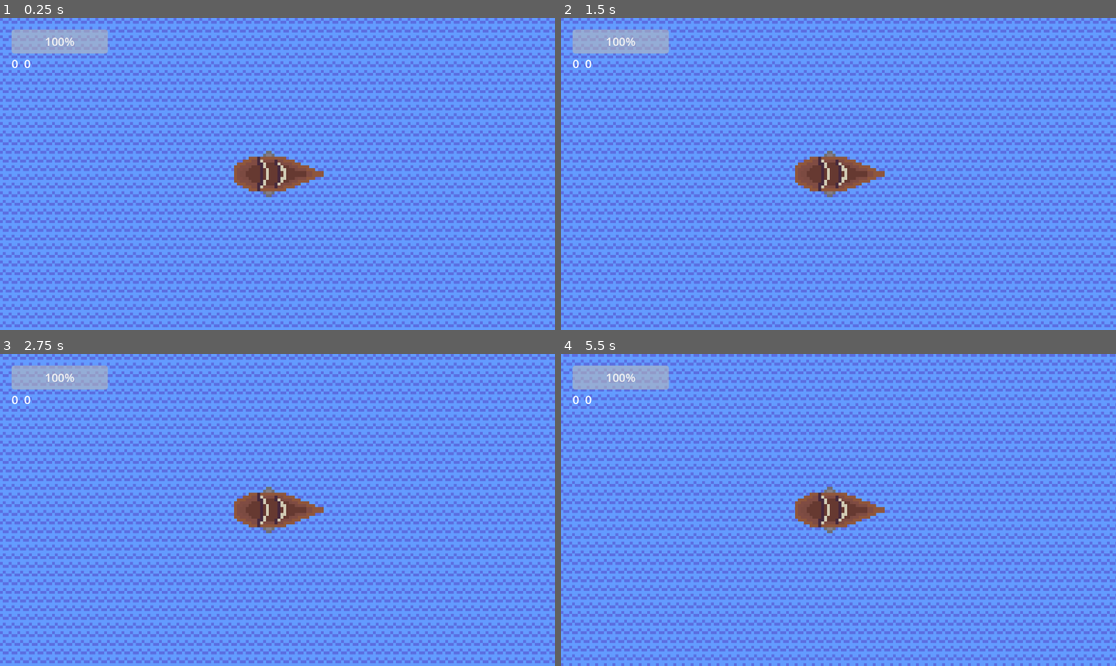
Above: before the commit, frames 1-4 (two rows, left to right).
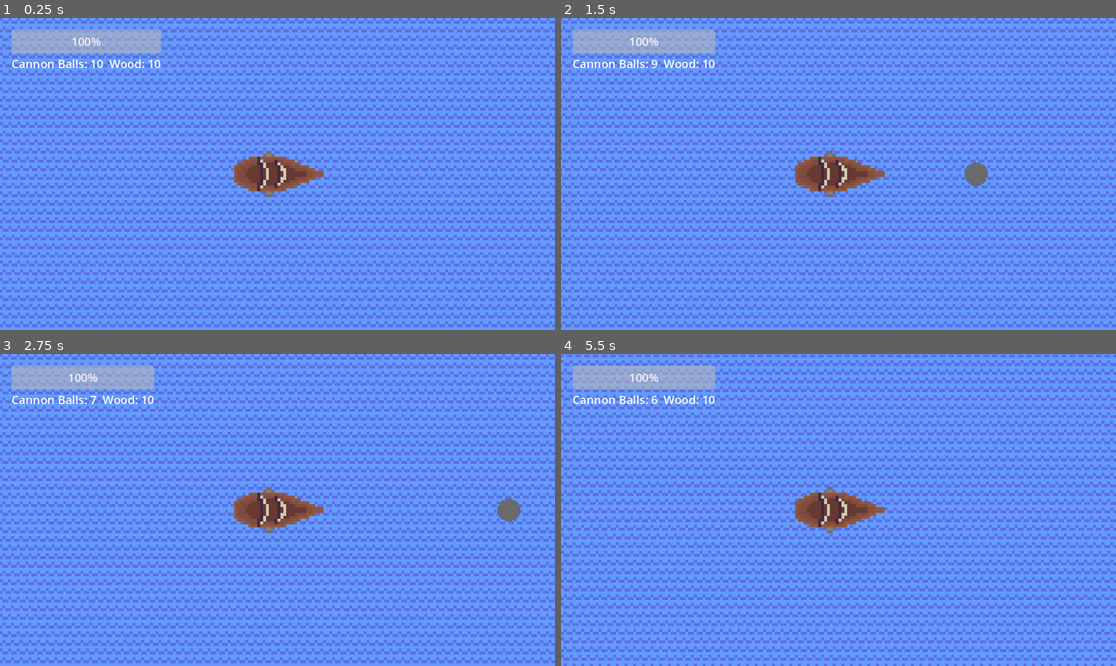
Above: after the commit, the same moments.

Repository: zafarcaydan/boat-man
Game: Godot game, scene res://scenes/world.tscn
Same seed, same stepped clock (60 frames per second), same inputs: the game is played once before the commit and once after it. The engine's default icon, where the game draws it, is replaced by a stand-in: a white triangle on a blue panel in a dark square.
Inputs:
- Up to frame 1 (0.25 s): no input
- Up to frame 2 (1.5 s): tap Enter at 0.5 s; hold E (Key_E) 0.53-1.28 s; tap S (Key_S) at 0.8, 1.35 s; tap Space (Key_Space) at 1.25 s
- Up to frame 3 (2.75 s): tap Space (Key_Space) at 1.55 s; hold Space (Key_Space) from 2.03 s (still down); tap E (Key_E) at 2.3 s
- Up to frame 4 (5.5 s): release Space (Key_Space) at 2.78 s; tap A (Key_A) at 2.85 s; tap S (Key_S) at 3.05, 5.1 s; hold Space (Key_Space) 3.53-4.28 s; tap D (Key_D) at 3.6 s; tap E (Key_E) at 4.35 s; tap Enter at 5 s

The runs differ from the first frame. In frame 1, 1.2% of the frame differs, in the area x 2-30%, y 3-17%; in frame 2, 21%; in frame 3, 7.1%; in frame 4, 39%, in the area x 0-100%, y 0-100%.

Commit message:
item collection system

Diff:
--- a/player/boat.gd
+++ b/player/boat.gd
@@ -2,16 +2,14 @@
 extends Boat
 #Node.signal.connect(method)
 const ISLAND = preload("res://scenes/island.tscn")
-const BALL_CACHE = preload("res://scenes/ball_cache.tscn")
 const BASIC_ENEMY = preload("res://scenes/basic_enemy.tscn")
 const INVENTORY_SLOT = preload("res://scenes/inventory_slot.tscn")
 var parent : Node2D
 var time_passed := 0.0
 var future_pos : Vector2
 
-enum resource_types {CANNON_BALLS = 0, WOOD = 1} #make all values in acending order, one by one starting from zero, doing it in another manner WILL cause an error
+#{Cannon_Balls = 0, Wood = 1}
 var resources := {}
-var cannon_balls : int = 10
 @export var spawn_dist = 1600
 @export var render_dist := 5000
 
@@ -19,10 +17,15 @@
 
 
 func _ready():
-	for i in resource_types.values():
-		resources[i] = 0
+	var rescource_names = []
+	for i in GT.resource_types:
+		rescource_names.append(i.replace("_", " ") + ": ")
+	for i in GT.resource_types.values():
+		resources[i] = [10, rescource_names[i]]
 		%"Inventory Bar".add_child(INVENTORY_SLOT.instantiate())
+	rescource_names = null
 	update_inventory_display()
+
 	health = 10
 	%"Health Bar".max_value = health
 	safe_bullets = 0
@@ -30,9 +33,9 @@
 
 func _input(event):
 
-	if event.is_action_pressed("Key_Space") and resources[resource_types.CANNON_BALLS] >= 1:
-		spawn_cannon_ball(rotation, safe_bullets, 1)
-		resources[resource_types.CANNON_BALLS] -= 1
+	if event.is_action_pressed("Key_Space") and resources[GT.resource_types.Cannon_Balls][0] >= 1:
+		spawn_cannon_ball(rotation, safe_bullets, 1, 500)
+		resources[GT.resource_types.Cannon_Balls][0] -= 1
 		update_inventory_display()
 
 	if event.is_action_pressed("Key_E"):
@@ -43,19 +46,23 @@
 	var move_velocity =  Input.get_vector("Key_A", "Key_D", "Key_W", "Key_S")
 	if move_velocity.x > 0: rotation += PI * delta
 	elif move_velocity.x < 0: rotation -= PI * delta
-	if move_velocity.y < 0: velocity = Vector2(1,0).rotated(global_rotation) * move_speed
-	elif move_velocity.y > 0: velocity = Vector2(1,0).rotated(global_rotation + PI) * (move_speed + 2)
-	else: velocity = Vector2(0,0)
+	if move_velocity.y < 0: force = Vector2(1,0).rotated(global_rotation)
+	elif move_velocity.y > 0: force = Vector2(1,0).rotated(global_rotation + PI) * 0.93
+	else: force = Vector2(0,0)
+
+
+
+
 	time_passed += delta
 
-	future_pos = global_position + velocity / 4
-	move_and_slide()
+
 	%"Health Bar".value = health
 	process(delta)
+	future_pos = global_position + velocity / 4
 
 func update_inventory_display():
-	for i in resource_types.values():
-		%"Inventory Bar".get_child(i).get_child(0).text = str(resources[i])
+	for i in GT.resource_types.values():
+		%"Inventory Bar".get_child(i).get_child(0).text = resources[i][1] + str(resources[i][0])
 
 
 func spawn_feature(new_feature):
@@ -66,25 +73,29 @@
 		if sqrt(relative_pos.x ** 2 + relative_pos.y ** 2) < spawn_dist * new_feature.comparison_dist * comparison_feature.comparison_dist:
 			placeble = false
 			break
-	if placeble: add_sibling.call_deferred(new_feature)
+	if placeble:
+		add_sibling.call_deferred(new_feature)
 
 func _on_world_update_timer_timeout():
-	var spawn_choice = [1, 1, 1, 1, 1, 2].pick_random()
+	for i in range(2):
+		var spawn_choice = [1, 1, 1, 1, 1, 2].pick_random()
+		var offset := i * PI
 
-	if spawn_choice == 1:
-		var cache_offset = randf_range(-PI/2, PI/2)
-		var new_cache = BALL_CACHE.instantiate()
-		new_cache.global_position = Vector2(cos(rotation + cache_offset), sin(rotation + cache_offset)) * spawn_dist + global_position
-		spawn_feature(new_cache)
+		if spawn_choice == 1:
+			offset += randf_range(-PI/2, PI/2)
+			var new_cache = CACHE.instantiate()
+			new_cache.global_position = Vector2(cos(rotation + offset), sin(rotation + offset)) * spawn_dist + global_position
+			new_cache.item_type = GT.resource_types.Cannon_Balls
+			spawn_feature(new_cache)
 
-	elif spawn_choice == 2:
-		var island_offset = randf_range(-PI/12, PI/12)
-		var new_island = ISLAND.instantiate()
-		new_island.global_position = Vector2(cos(rotation + island_offset), sin(rotation + island_offset)) * spawn_dist + global_position
-		spawn_feature(new_island)
+		elif spawn_choice == 2:
+			offset += randf_range(-PI/12, PI/12)
+			var new_island = ISLAND.instantiate()
+			new_island.global_position = Vector2(cos(rotation + offset), sin(rotation + offset)) * spawn_dist + global_position
+			spawn_feature(new_island)
 
-	if int(time_passed) % 21 >= 0 and int(time_passed) % 21 < %"World Update Timer".wait_time:
-		for i in range(round(time_passed/4)):
-			var new_enemy = BASIC_ENEMY.instantiate()
-			new_enemy.global_position = Vector2(cos(rotation + i/1.25), sin(rotation + i/1.25)) * spawn_dist + global_position
-			spawn_feature(new_enemy)
+		if int(time_passed) % 21 >= 0 and int(time_passed) % 21 < %"World Update Timer".wait_time:
+			for j in range(round(time_passed/5)):
+				var new_enemy = BASIC_ENEMY.instantiate()
+				new_enemy.global_position = Vector2(cos(rotation + j/1.25), sin(rotation + j/1.25)) * spawn_dist + global_position
+				spawn_feature(new_enemy)
--- a/player/boat.tscn
+++ b/player/boat.tscn
@@ -10,7 +10,7 @@
 z_index = 1
 collision_mask = 3
 script = ExtResource("1_wvsoj")
-move_speed = 400
+move_speed = 375
 
 [node name="Sprite2D" type="Sprite2D" parent="."]
 scale = Vector2(6, 6)
--- a/project.godot
+++ b/project.godot
@@ -14,6 +14,14 @@
 run/main_scene="res://scenes/world.tscn"
 config/features=PackedStringArray("4.3", "Forward Plus")
 config/icon="res://icon.svg"
+
+[autoload]
+
+GT="*res://scripts/global_vars&funcs.gd"
+
+[debug]
+
+gdscript/warnings/untyped_declaration=1
 
 [global_group]
 
--- a/scenes/ball_cache.tscn
+++ /dev/null
@@ -1,19 +0,0 @@
-[gd_scene load_steps=5 format=3 uid="uid://cv48f81058wt"]
-
-[ext_resource type="Script" path="res://scripts/ball_cache.gd" id="1_hkoa1"]
-[ext_resource type="Texture2D" uid="uid://byn0sdcxewlci" path="res://icon.svg" id="1_vcdla"]
-[ext_resource type="PackedScene" uid="uid://0behtxgyskci" path="res://scenes/interactable.tscn" id="2_rt6iy"]
-
-[sub_resource type="CircleShape2D" id="CircleShape2D_38q6d"]
-radius = 193.041
-
-[node name="Ball Cache" type="Node2D" groups=["Rendered Object", "Spawnable"]]
-script = ExtResource("1_hkoa1")
-
-[node name="Sprite2D" type="Sprite2D" parent="."]
-texture = ExtResource("1_vcdla")
-
-[node name="interactable" parent="." instance=ExtResource("2_rt6iy")]
-
-[node name="CollisionShape2D" type="CollisionShape2D" parent="interactable"]
-shape = SubResource("CircleShape2D_38q6d")
--- a/scenes/basic_enemy.tscn
+++ b/scenes/basic_enemy.tscn
@@ -20,4 +20,5 @@
 
 [node name="Timer" type="Timer" parent="."]
 
+[connection signal="death" from="." to="." method="_on_death"]
 [connection signal="timeout" from="Timer" to="." method="_on_timer_timeout"]
--- /dev/null
+++ b/scenes/cache.tscn
@@ -0,0 +1,20 @@
+[gd_scene load_steps=5 format=3 uid="uid://cv48f81058wt"]
+
+[ext_resource type="Script" path="res://scripts/cache.gd" id="1_5gejl"]
+[ext_resource type="Texture2D" uid="uid://byn0sdcxewlci" path="res://icon.svg" id="2_rhj6d"]
+[ext_resource type="PackedScene" uid="uid://0behtxgyskci" path="res://scenes/interactable.tscn" id="3_r0ee6"]
+
+[sub_resource type="CircleShape2D" id="CircleShape2D_38q6d"]
+radius = 193.041
+
+[node name="Cache" type="Node2D" groups=["Rendered Object", "Spawnable"]]
+script = ExtResource("1_5gejl")
+comparison_dist = 1.2
+
+[node name="Sprite2D" type="Sprite2D" parent="."]
+texture = ExtResource("2_rhj6d")
+
+[node name="interactable" parent="." instance=ExtResource("3_r0ee6")]
+
+[node name="CollisionShape2D" type="CollisionShape2D" parent="interactable"]
+shape = SubResource("CircleShape2D_38q6d")
--- a/scenes/cannon_ball.tscn
+++ b/scenes/cannon_ball.tscn
@@ -1,10 +1,10 @@
 [gd_scene load_steps=4 format=3 uid="uid://dse658b1riy8k"]
 
 [ext_resource type="Script" path="res://scripts/cannon_ball.gd" id="1_231cn"]
-[ext_resource type="Texture2D" uid="uid://byn0sdcxewlci" path="res://icon.svg" id="1_ejiik"]
+[ext_resource type="Texture2D" uid="uid://dc7ff3kfhu8w1" path="res://cannon ball.png" id="2_23ys6"]
 
-[sub_resource type="RectangleShape2D" id="RectangleShape2D_38qav"]
-size = Vector2(64, 64)
+[sub_resource type="CircleShape2D" id="CircleShape2D_848xo"]
+radius = 23.0217
 
 [node name="Cannon Ball" type="Area2D" groups=["Cannon Ball", "Rendered Object"]]
 top_level = true
@@ -12,10 +12,10 @@
 script = ExtResource("1_231cn")
 
 [node name="Sprite2D" type="Sprite2D" parent="."]
-scale = Vector2(0.5, 0.5)
-texture = ExtResource("1_ejiik")
+scale = Vector2(4, 4)
+texture = ExtResource("2_23ys6")
 
 [node name="CollisionShape2D" type="CollisionShape2D" parent="."]
-shape = SubResource("RectangleShape2D_38qav")
+shape = SubResource("CircleShape2D_848xo")
 
 [connection signal="body_entered" from="." to="." method="_on_body_entered"]
--- a/scenes/island.tscn
+++ b/scenes/island.tscn
@@ -1,27 +1,30 @@
-[gd_scene load_steps=6 format=3 uid="uid://buoom2248b5iv"]
+[gd_scene load_steps=6 format=3 uid="uid://cfngicf5yer18"]
 
-[ext_resource type="Texture2D" uid="uid://byn0sdcxewlci" path="res://icon.svg" id="1_awlcp"]
-[ext_resource type="Script" path="res://scripts/island.gd" id="1_qkcaw"]
-[ext_resource type="PackedScene" uid="uid://0behtxgyskci" path="res://scenes/interactable.tscn" id="3_1jja7"]
+[ext_resource type="Script" path="res://scripts/island.gd" id="1_rprj1"]
+[ext_resource type="Texture2D" uid="uid://byn0sdcxewlci" path="res://icon.svg" id="1_wv7ni"]
+[ext_resource type="PackedScene" uid="uid://0behtxgyskci" path="res://scenes/interactable.tscn" id="2_d3fio"]
 
-[sub_resource type="RectangleShape2D" id="RectangleShape2D_56ycq"]
+[sub_resource type="RectangleShape2D" id="RectangleShape2D_3882g"]
 size = Vector2(128, 126)
 
-[sub_resource type="CircleShape2D" id="CircleShape2D_4p0i4"]
-radius = 247.032
+[sub_resource type="CircleShape2D" id="CircleShape2D_et863"]
+radius = 161.078
 
-[node name="island" type="StaticBody2D" groups=["Islands", "Rendered Object", "Spawnable"]]
-script = ExtResource("1_qkcaw")
+[node name="Island" type="Node2D" groups=["Rendered Object", "Spawnable"]]
+script = ExtResource("1_rprj1")
+comparison_dist = 1.3
 
-[node name="Sprite2D" type="Sprite2D" parent="."]
+[node name="StaticBody2D" type="StaticBody2D" parent="."]
+
+[node name="CollisionShape2D" type="CollisionShape2D" parent="StaticBody2D"]
 rotation = 0.785398
-texture = ExtResource("1_awlcp")
+shape = SubResource("RectangleShape2D_3882g")
 
-[node name="CollisionShape2D" type="CollisionShape2D" parent="."]
+[node name="Sprite2D" type="Sprite2D" parent="StaticBody2D"]
 rotation = 0.785398
-shape = SubResource("RectangleShape2D_56ycq")
+texture = ExtResource("1_wv7ni")
 
-[node name="interactable" parent="." instance=ExtResource("3_1jja7")]
+[node name="interactable" parent="." instance=ExtResource("2_d3fio")]
 
 [node name="CollisionShape2D" type="CollisionShape2D" parent="interactable"]
-shape = SubResource("CircleShape2D_4p0i4")
+shape = SubResource("CircleShape2D_et863")
--- a/scripts/ball_cache.gd
+++ /dev/null
@@ -1,16 +0,0 @@
-extends Node2D
-var balls = randi_range(2, 6)
-var comparison_dist = 1.2
-
-# Called when the node enters the scene tree for the first time.
-func _ready():
-	pass # Replace with function body.
-
-
-# Called every frame. 'delta' is the elapsed time since the previous frame.
-func _process(_delta):
-	pass
-
-func interact():
-	get_tree().get_first_node_in_group("Boat").resources[0] += balls
-	queue_free()
--- a/scripts/basic_enemy.gd
+++ b/scripts/basic_enemy.gd
@@ -17,7 +17,6 @@
 	state_actions()
 
 	if velocity != Vector2(0, 0):
-		move_and_slide()
 		rotation = atan2(velocity.y, velocity.x)
 
 	process(delta)
@@ -31,21 +30,21 @@
 
 
 		STATES.TOWARD:
-			velocity = Vector2(1,0).rotated(get_rotation_to_pos(player.global_position)) * move_speed
+			force = Vector2(1,0).rotated(get_rotation_to_pos(player.global_position))
 			if get_dist_to_pos(player.global_position) < 600:
 				$Timer.start(1)
 				state = STATES.ATTACK
 
 
 		STATES.ATTACK:
-			velocity = Vector2(1,0).rotated(get_rotation_to_pos(player.future_pos)) * move_speed/4
+			force = Vector2(1,0).rotated(get_rotation_to_pos(player.future_pos)) / 4
 			if get_dist_to_pos(player.global_position) > 650:
 				state = STATES.TOWARD
 			if get_dist_to_pos(player.global_position) < 275:
 				state = STATES.AWAY
 
 		STATES.AWAY:
-			velocity = Vector2(1,0).rotated(get_rotation_to_pos(player.global_position) + PI) * move_speed
+			force = Vector2(1,0).rotated(get_rotation_to_pos(player.global_position) + PI)
 			if get_dist_to_pos(player.global_position) > 650:
 				state = STATES.TOWARD
 
@@ -53,5 +52,12 @@
 
 func _on_timer_timeout():
 	if state == STATES.ATTACK:
-		spawn_cannon_ball(rotation, safe_bullets, 1)
+		spawn_cannon_ball(rotation, safe_bullets, 1, 500)
 		state = STATES.AWAY
+
+
+func _on_death():
+	var new_cache = CACHE.instantiate()
+	new_cache.global_position = global_position
+	new_cache.item_type = GT.resource_types.Wood
+	add_sibling.call_deferred(new_cache)
--- a/scripts/boat class.gd
+++ b/scripts/boat class.gd
@@ -5,12 +5,15 @@
 @export var move_speed : int
 var health : float
 const CANNON_BALL = preload("res://scenes/cannon_ball.tscn")
+const CACHE = preload("res://scenes/cache.tscn")
+var force : Vector2
+signal death
 
-func spawn_cannon_ball(direction, type, damage):
+func spawn_cannon_ball(direction, type, damage, speed):
 	var new_cannon_ball = CANNON_BALL.instantiate()
 	new_cannon_ball.rotation = direction
-	new_cannon_ball.move_direction = Vector2(cos(new_cannon_ball.rotation), sin(new_cannon_ball.rotation)) * 480
-	new_cannon_ball.global_position = global_position + new_cannon_ball.move_direction / 6
+	new_cannon_ball.move_direction = Vector2(cos(new_cannon_ball.rotation), sin(new_cannon_ball.rotation)) * speed
+	new_cannon_ball.global_position = global_position + new_cannon_ball.move_direction / 4
 	new_cannon_ball.damage = damage
 	new_cannon_ball.type = type
 	add_child(new_cannon_ball)
@@ -18,4 +21,17 @@
 func process(delta):
 	if health <= 0:
 		if self is Player: get_tree().reload_current_scene.call_deferred()
+		else: death.emit()
 		queue_free()
+
+	var velocity_power : float = (abs(velocity.x) + abs(velocity.y)) / 2
+
+	if velocity_power > move_speed:
+		velocity = velocity.normalized()
+		var velocity_direction := atan2(velocity.y, velocity.x)
+		velocity= Vector2(cos(velocity_direction), sin(velocity_direction))
+
+	velocity *= 0.93
+	velocity += force * move_speed / (velocity_power/26 + 1)
+
+	move_and_slide()
--- /dev/null
+++ b/scripts/cache.gd
@@ -0,0 +1,20 @@
+extends OceanFeature
+var item_type : GT.resource_types = -1
+
+# Called when the node enters the scene tree for the first time.
+func _ready():
+	pass
+
+
+# Called every frame. 'delta' is the elapsed time since the previous frame.
+func _process(_delta):
+	pass
+
+func interact():
+	if item_type == GT.resource_types.Cannon_Balls:
+		get_tree().get_first_node_in_group("Boat").resources[GT.resource_types.Cannon_Balls][0] += randi_range(2, 6)
+	elif item_type == GT.resource_types.Wood:
+		var q= randi_range(2, 6)
+		print(q)
+		get_tree().get_first_node_in_group("Boat").resources[GT.resource_types.Wood][0] += q
+	queue_free()
--- a/scripts/cannon_ball.gd
+++ b/scripts/cannon_ball.gd
@@ -9,10 +9,9 @@
 	position += move_direction * delta
 
 func _on_body_entered(body):
-	if body.is_in_group("Islands"):
-		queue_free()
-
 	if body is Boat:
 		if type != body.safe_bullets:
+			body.health -= damage
 			queue_free()
-			body.health -= damage
+
+	else: queue_free()
--- /dev/null
+++ b/scripts/global_vars&funcs.gd
@@ -0,0 +1,3 @@
+extends Node
+
+enum resource_types {Cannon_Balls = 0, Wood = 1} #make all values in acending order, one by one starting from zero, doing it in another manner WILL cause an error
--- a/scripts/island.gd
+++ b/scripts/island.gd
@@ -1,14 +1,11 @@
-extends StaticBody2D
+extends OceanFeature
 
-var comparison_dist = 0.8
+var unused := true
 # Called when the node enters the scene tree for the first time.
 func _ready():
 	pass
 
-
-# Called every frame. 'delta' is the elapsed time since the previous frame.
-func _process(_delta):
-	pass
-
 func interact():
-	print("you interacted with an island")
+	if unused:
+		unused = false
+		get_tree().get_first_node_in_group("Boat").health += 1
--- /dev/null
+++ b/scripts/ocean_feature.gd
@@ -0,0 +1,4 @@
+class_name OceanFeature
+extends Node
+
+@export var comparison_dist : float
--- a/scripts/world.gd
+++ b/scripts/world.gd
@@ -1,5 +1,4 @@
 extends Node2D
-const ISLAND = preload("res://scenes/island.tscn")
 @onready var player = $Boat
 var spawn_dist = 1
 
Binary file added: cannon ball.png
Not shown, added: cannon ball.png.import
